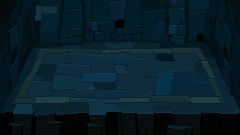
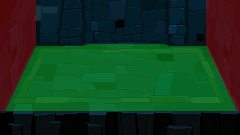
Layer changes from the first 240x135 image to the second:
added group "Holes" with 2 layers in group "Areas" over [0, 0, 240, 111]
added layer "Left wall" (30%) in group "Holes" over [0, 0, 36, 111]
added layer "Right wall" (30%) in group "Holes" over [206, 0, 240, 111]
showed "Walk area", painted on it over [5, 44, 237, 111]
